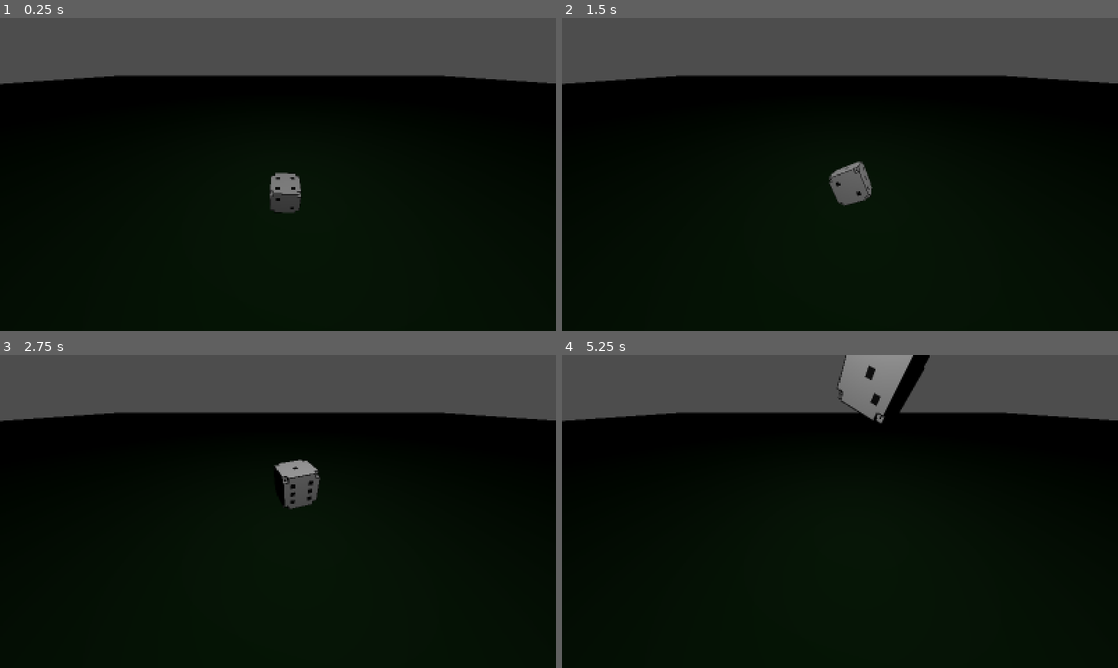
Above: before the commit, frames 1-4 (two rows, left to right).
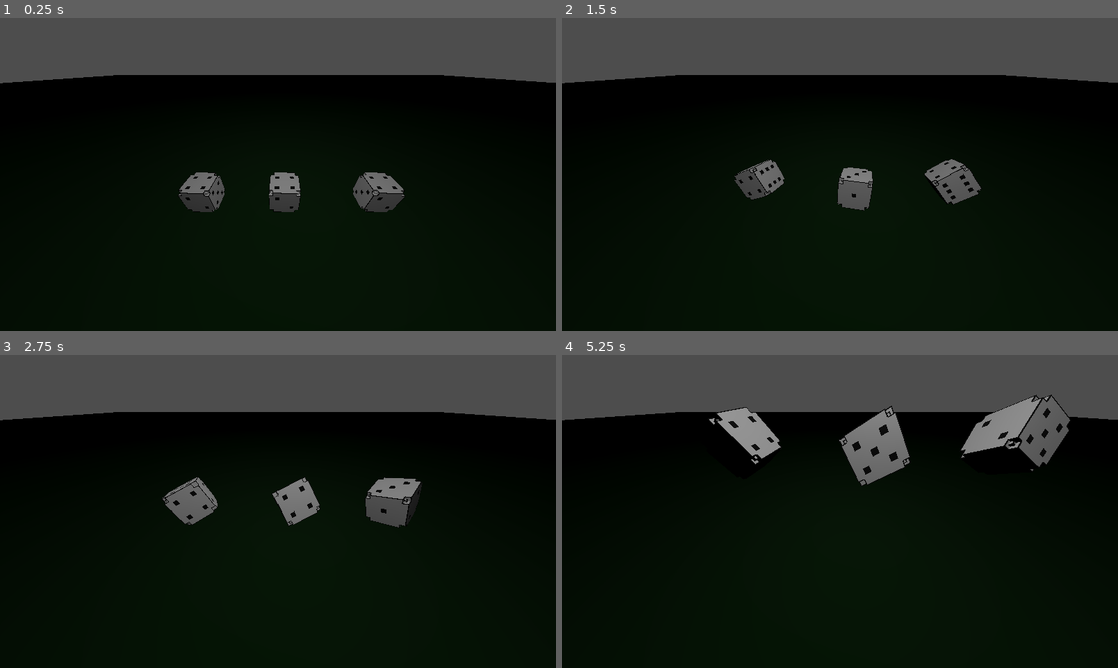
Above: after the commit, the same moments.

Repository: ArslanMB/DiceGame
Game: Godot game, scene res://Table.tscn
The game is run twice, just before and just after one commit, with the same random seed, the same clock (stepped at 60 frames per second) and the same inputs. This scene is started directly instead of the project's main scene.
Inputs (mouse positions are in pixels of both pictures, inside the frame that each line leads up to):
- Up to frame 1 (0.25 s): no input
- Up to frame 2 (1.5 s): tap Enter (ui_accept) at 0.5, 1.35 s; move the mouse to (962, 158) at 0.52 s; hold Enter (ui_accept) 0.53-1.28 s; click (962, 158) at 0.67 s; move the mouse to (728, 190) at 1.27 s; click (728, 190) at 1.42 s
- Up to frame 3 (2.75 s): tap Enter (ui_accept) at 1.52, 1.82 s; move the mouse to (333, 442) at 2.02 s; hold Enter (ui_accept) from 2.03 s (still down); click (333, 442) at 2.17 s
- Up to frame 4 (5.25 s): move the mouse to (812, 574) at 2.77 s; release Enter (ui_accept) at 2.78 s; tap Enter (ui_accept) at 2.85, 3.02, 3.32, 4.35, 4.52, 4.82 s; click (812, 574) at 2.92 s; move the mouse to (1006, 558) at 3.52 s; hold Enter (ui_accept) 3.53-4.28 s; click (1006, 558) at 3.67 s; move the mouse to (673, 464) at 4.27 s; click (673, 464) at 4.42 s; move the mouse to (867, 511) at 5.02 s; hold Enter (ui_accept) from 5.03 s (still down); click (867, 511) at 5.17 s

The runs differ from the first frame. In frame 1, 2.1% of the frame differs, in the area x 0-100%, y 18-62%; in frame 2, 2.3%; in frame 3, 3.5%; in frame 4, 7.5%, in the area x 0-100%, y 0-42%.

Commit message:
selection dés

Diff:
--- a/Table.tscn
+++ b/Table.tscn
@@ -1,7 +1,9 @@
-[gd_scene load_steps=8 format=3 uid="uid://cd537hivu20b4"]
+[gd_scene load_steps=10 format=3 uid="uid://cd537hivu20b4"]
 
+[ext_resource type="Script" uid="uid://c0tqng7q70iu6" path="res://table.gd" id="1_x8wof"]
 [ext_resource type="PackedScene" uid="uid://t5lnxm36cxqw" path="res://node_3d.tscn" id="2_muxx0"]
 [ext_resource type="Shader" uid="uid://bgawpdartoj78" path="res://shader.gdshader" id="3_561jp"]
+[ext_resource type="PackedScene" uid="uid://daensnv3lrvcf" path="res://scorer.tscn" id="3_x8wof"]
 
 [sub_resource type="PhysicsMaterial" id="PhysicsMaterial_muxx0"]
 
@@ -19,6 +21,7 @@
 shader_parameter/pixel_size = 2.0
 
 [node name="Node3D" type="Node3D"]
+script = ExtResource("1_x8wof")
 
 [node name="StaticBody3D" type="StaticBody3D" parent="."]
 physics_material_override = SubResource("PhysicsMaterial_muxx0")
@@ -40,6 +43,7 @@
 transform = Transform3D(0.98843837, 0, -0.15162311, 0, 1, 0, 0.15162311, 0, 0.98843837, -1.3637838, 0, 8.076763)
 
 [node name="CanvasLayer" type="CanvasLayer" parent="."]
+visible = false
 
 [node name="ColorRect" type="ColorRect" parent="CanvasLayer"]
 material = SubResource("ShaderMaterial_561jp")
@@ -48,9 +52,18 @@
 anchor_bottom = 1.0
 grow_horizontal = 2
 grow_vertical = 2
+mouse_filter = 2
 
 [node name="OmniLight3D" type="OmniLight3D" parent="."]
 transform = Transform3D(0.0017103704, -0.99999857, 0, 0.99999857, 0.0017103704, 0, 0, 0, 1, 0, 40.307255, 16.115414)
 light_energy = 8.129
 light_size = 1.0
 omni_range = 268.347
+
+[node name="Dice2" parent="." instance=ExtResource("2_muxx0")]
+transform = Transform3D(0.98843837, 0, -0.15162311, 0, 1, 0, 0.15162311, 0, 0.98843837, -20, 0, 8.077)
+
+[node name="Dice3" parent="." instance=ExtResource("2_muxx0")]
+transform = Transform3D(0.98843837, 0, -0.15162311, 0, 1, 0, 0.15162311, 0, 0.98843837, 20, 0, 8.077)
+
+[node name="Scorer" parent="." instance=ExtResource("3_x8wof")]
--- a/dice.gd
+++ b/dice.gd
@@ -7,6 +7,8 @@
 @export var position_repos: Vector3 = Vector3.ZERO
 var is_idle: bool = true
 var time_passed: float = 0.0
+var mouse_on = false
+var is_selected = false
 
 func _ready():
 	gravity_scale = 3.0
@@ -15,9 +17,16 @@
 	entrer_en_idle()
 
 func _input(event):
-	if event.is_action_pressed("ui_accept") or (event is InputEventMouseButton and event.pressed):
+	if event.is_action_pressed("ui_accept"):
 		sortir_de_idle()
 		lancer_le_de()
+	if event is InputEventMouseButton and event.pressed:
+		if event.button_index == MOUSE_BUTTON_LEFT and  mouse_on and not is_selected:
+			print("dé sélectionné")
+			selected()
+		elif event.button_index == MOUSE_BUTTON_RIGHT and is_selected:
+			unselected()
+
 
 func lancer_le_de():
 	is_idle = false
@@ -56,7 +65,6 @@
 		# Sécurité si chute
 		if global_position.y < -5:
 			entrer_en_idle()
-	print(get_value())
 
 func get_value():
 	#the orientation [0,1]
@@ -81,3 +89,20 @@
 			value = face
 
 	return int(value)
+
+func _on_mouse_entered():
+	mouse_on = true
+
+func _on_mouse_exited():
+	mouse_on = false
+
+
+func selected():
+	GameManager.selected_dices.append(self)
+	is_selected = true
+	scale = Vector3(1.1, 1.1, 1.1) # Petit effet de grossissement
+
+func unselected():
+	GameManager.selected_dices.erase(self)
+	is_selected = false
+	scale = Vector3(1.0, 1.0, 1.0) # Retour à la normale
--- /dev/null
+++ b/game_manager.gd
@@ -0,0 +1,9 @@
+extends Node3D
+
+var selected_dices = []
+
+
+
+# Called every frame. 'delta' is the elapsed time since the previous frame.
+func _process(delta: float) -> void:
+	return
--- /dev/null
+++ b/game_manager.tscn
@@ -0,0 +1,6 @@
+[gd_scene load_steps=2 format=3 uid="uid://dmtr1erjjcj6r"]
+
+[ext_resource type="Script" uid="uid://rbxyqsa14y1i" path="res://game_manager.gd" id="1_70yv6"]
+
+[node name="GameManager" type="Node3D"]
+script = ExtResource("1_70yv6")
--- a/node_3d.tscn
+++ b/node_3d.tscn
@@ -25,3 +25,6 @@
 [node name="CollisionShape3D" type="CollisionShape3D" parent="."]
 transform = Transform3D(1, 0, 0, 0, 1, 0, 0, 0, 1, 0.022857666, 2.8882446, -0.17926025)
 shape = SubResource("BoxShape3D_r3fl7")
+
+[connection signal="mouse_entered" from="." to="." method="_on_mouse_entered"]
+[connection signal="mouse_exited" from="." to="." method="_on_mouse_exited"]
--- a/project.godot
+++ b/project.godot
@@ -15,6 +15,10 @@
 config/features=PackedStringArray("4.5", "Forward Plus")
 config/icon="res://icon.svg"
 
+[autoload]
+
+GameManager="*res://game_manager.tscn"
+
 [display]
 
 window/stretch/mode="viewport"
--- /dev/null
+++ b/scorer.gd
@@ -0,0 +1,24 @@
+extends Node3D
+
+var dices = []
+
+# Called when the node enters the scene tree for the first time.
+func _ready() -> void:
+	pass # Replace with function body.
+
+func _physics_process(delta: float) -> void:
+	dices = GameManager.selected_dices
+	if dices != []:
+		print(get_score())
+
+func add_dice(dice):
+	dices.append(dice)
+
+func del_dice(dice):
+	dices.erase(dice)
+
+func get_score() -> int:
+	var score = 0
+	for dice in dices:
+		score+=dice.get_value()
+	return score
--- /dev/null
+++ b/scorer.tscn
@@ -0,0 +1,6 @@
+[gd_scene load_steps=2 format=3 uid="uid://daensnv3lrvcf"]
+
+[ext_resource type="Script" uid="uid://b7otco0a0osq1" path="res://scorer.gd" id="1_t6no3"]
+
+[node name="Scorer" type="Node3D"]
+script = ExtResource("1_t6no3")
--- /dev/null
+++ b/sheet.tscn
@@ -0,0 +1,3 @@
+[gd_scene format=3 uid="uid://cjavpxokunr6q"]
+
+[node name="Sheet" type="Node3D"]
--- /dev/null
+++ b/table.gd
@@ -0,0 +1,13 @@
+extends Node3D
+
+@onready var scorer = $Scorer
+# Called when the node enters the scene tree for the first time.
+func _ready() -> void:
+	scorer.add_dice($Dice)
+	scorer.add_dice($Dice2)
+	scorer.add_dice($Dice3)
+
+
+# Called every frame. 'delta' is the elapsed time since the previous frame.
+func _process(delta: float) -> void:
+	return
Not shown, added: game_manager.gd.uid
Not shown, added: scorer.gd.uid
Not shown, added: table.gd.uid
